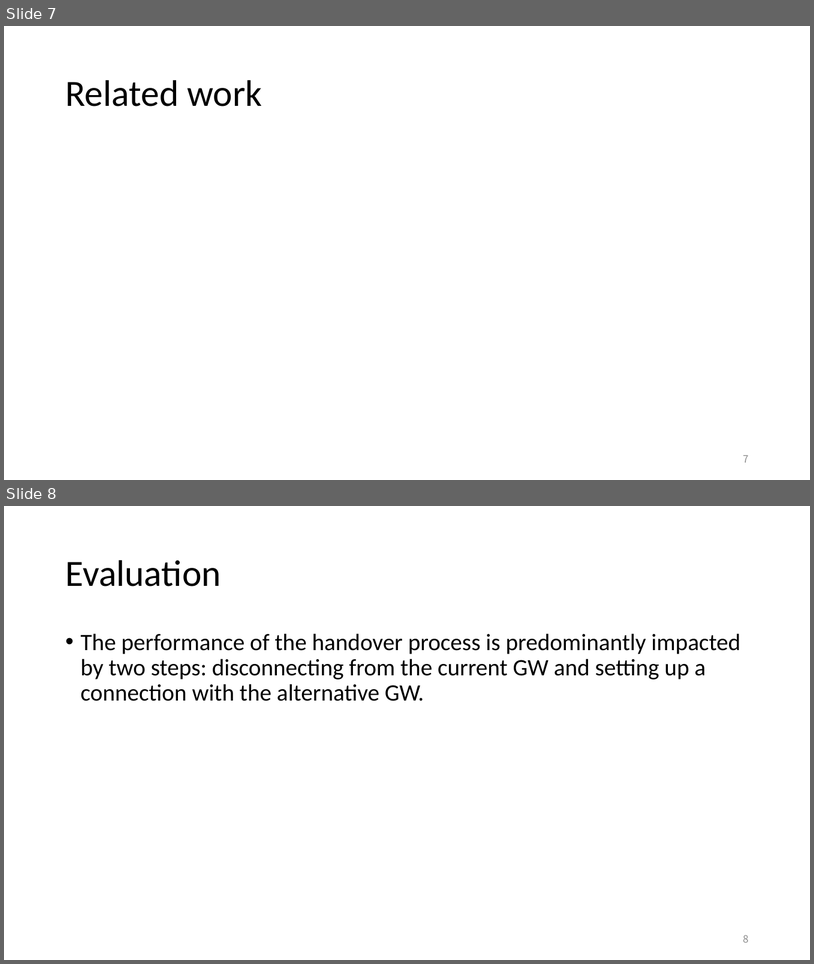
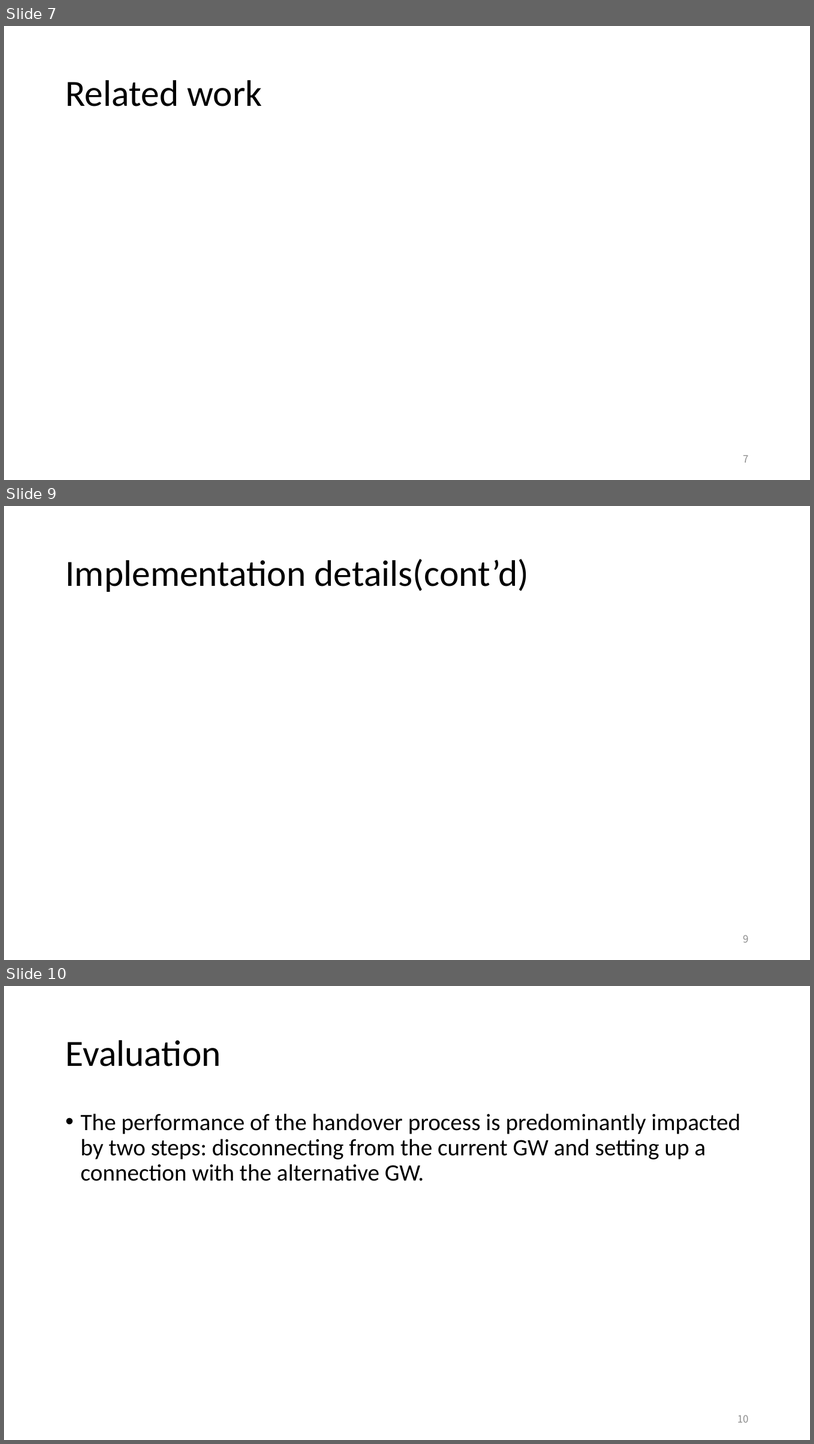
Before and after one commit to EKOISMYLOVE/NTUT_GM_PPT, a slide deck: A BLE-based multi-gateway network infrastructure with handover support for mobile BLE peripherals.pptx. Shown one above the other, each under a label of ours: slides 7 and 8 before the commit, slides 7, 9 and 10 after it; the slides between them are not shown. The pictures are 814x964 and 814x1444 pixels, drawn with LibreOffice and Linux fonts; fonts in the diff are those of the drawing. Boxes give left, top, right and bottom in pixels: in the first picture for what was removed or moved away, otherwise in the second. Text is boxed around its words. In the diff, an @@ line names an element or a change of style, - is before the commit and + after.

Commit message:
TODO implementation details

```diff
--- a/A BLE-based multi-gateway network infrastructure with handover support for mobile BLE peripherals.pptx
+++ b/A BLE-based multi-gateway network infrastructure with handover support for mobile BLE peripherals.pptx
@@ slide 9 added at [4,506,810,960], background #FFFFFF @@
@@ title added at [65,559,530,592], 44 pt, text #000000 @@
+Implementation details(cont’d)
@@ page number added at [743,934,749,942], 12 pt, text #8C8C8C @@
+9
@@ what was slide 8 is now slide 10 @@
@@ page number at [738,1414,749,1422]: text changed @@
-8
+10
```
Also in this commit, not shown: 3 other slides added.
